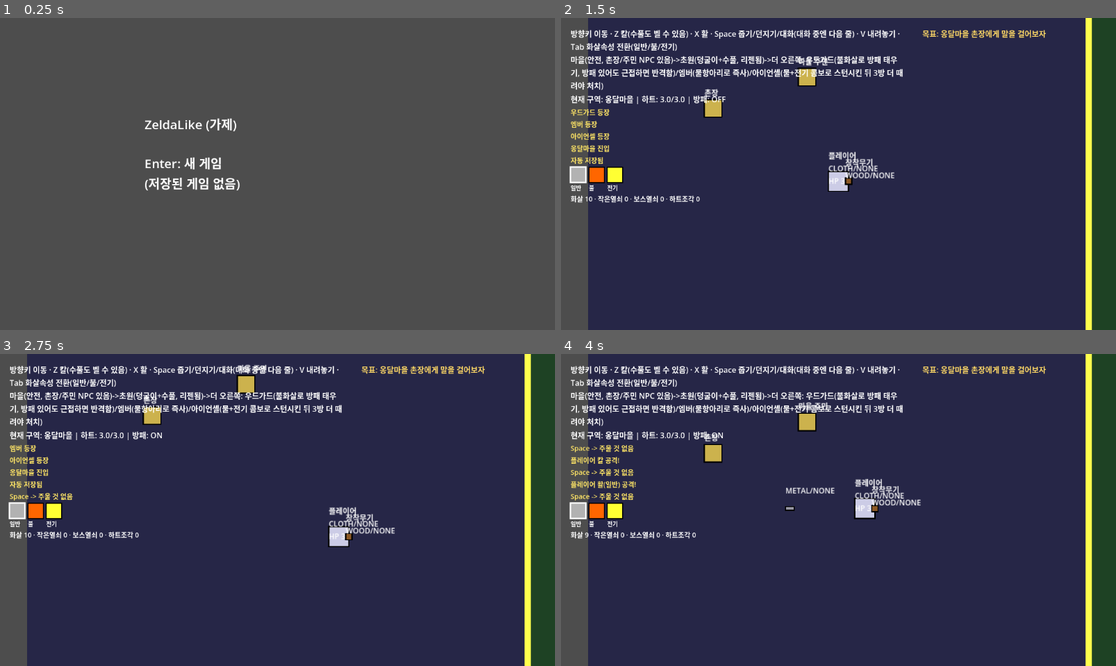
Above: before the commit, frames 1-4 (two rows, left to right).
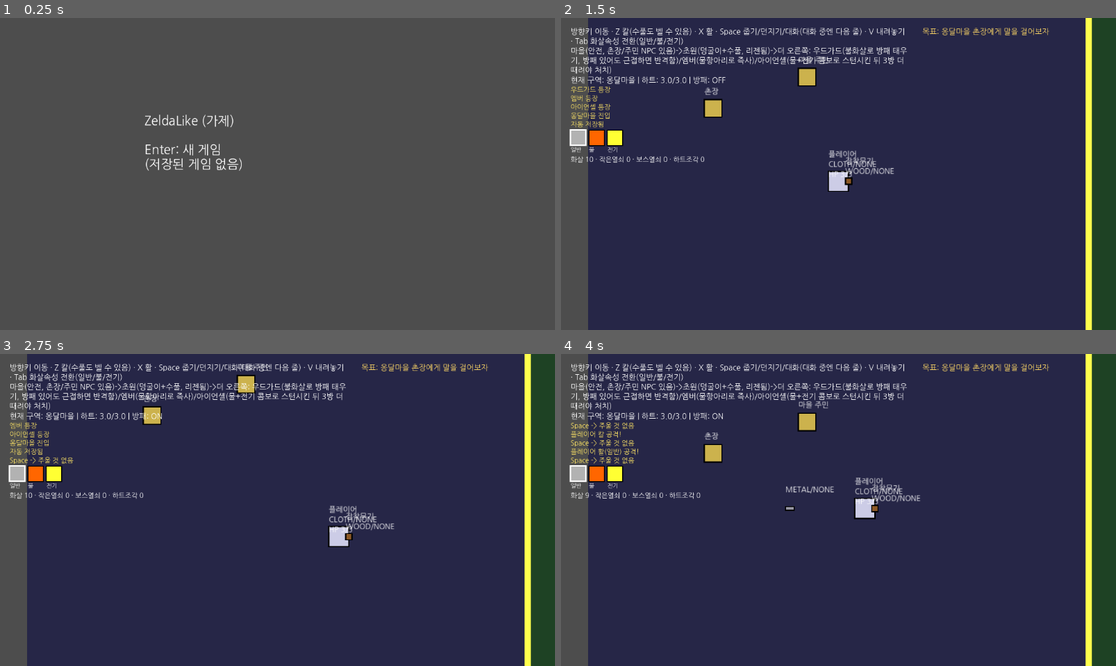
Above: after the commit, the same moments.

Repository: 50seok/ZeldaLike
Game: Godot game, scene res://scenes/title/title.tscn
The game is run twice, just before and just after one commit, with the same random seed, the same clock (stepped at 60 frames per second) and the same inputs.
Inputs:
- Up to frame 1 (0.25 s): no input
- Up to frame 2 (1.5 s): tap Enter at 0.5, 0.6 s; hold Right (ui_right) 0.53-1.28 s; tap Space at 0.77, 1.25 s; hold Down (ui_down) from 1.28 s (still down); tap Keypad Enter at 1.35 s
- Up to frame 3 (2.75 s): tap Space at 1.52 s; release Down (ui_down) at 2.03 s; hold Right (ui_right) from 2.03 s (still down); tap C at 2.1 s
- Up to frame 4 (4 s): release Right (ui_right) at 2.78 s; hold Up (ui_up) 2.78-3.53 s; tap Z at 2.85 s; tap Space at 3.02, 3.77 s; hold Left (ui_left) from 3.53 s (still down); tap X at 3.6 s

The runs differ from the first frame. In frame 1, 1.3% of the frame differs, in the area x 26-44%, y 30-56%; in frame 2, 7.6%; in frame 3, 7.7%; in frame 4, 8.1%, in the area x 1-88%, y 3-60%.

Commit message:
fix: 웹 빌드에서 한글 글씨 깨짐(tofu) - 프로젝트 기본폰트로 나눔고딕 적용
웹으로 띄워보니 모든 한글 텍스트가 네모(tofu)로 깨져 보임(실측 확인) - 에디터/
데스크톱에서는 OS 폰트로 자동 폴백돼 멀쩡했지만, HTML5 export는 시스템 폰트
폴백이 없어 Godot 기본 내장 폰트(한글 글리프 없음)만 남아서 발생. 코드에서
Label을 만드는 곳마다 폰트를 지정하는 대신, 프로젝트 전역 기본폰트(project.godot
[gui] theme/custom_font)를 나눔고딕(SIL OFL, assets/fonts/)으로 지정해 한 번에
해결 - 이미 있는 모든 Label·새로 만들 Label 전부 자동 적용됨. 웹 빌드 재생성
확인(pck 용량 증가로 폰트 포함 확인), 전체 12개 검증씬 회귀 유지.

Diff:
--- a/project/project.godot
+++ b/project/project.godot
@@ -20,6 +20,10 @@
 StoryFlags="*res://scripts/story/story_flags.gd"
 SaveManager="*res://scripts/story/save_manager.gd"
 
+[gui]
+
+theme/custom_font="res://assets/fonts/NanumGothic-Regular.ttf"
+
 [rendering]
 
 renderer/rendering_method="gl_compatibility"
Binary file added: project/assets/fonts/NanumGothic-Regular.ttf
Not shown, added: project/assets/fonts/NanumGothic-Regular.ttf.import
Not shown, added: project/assets/fonts/OFL.txt
